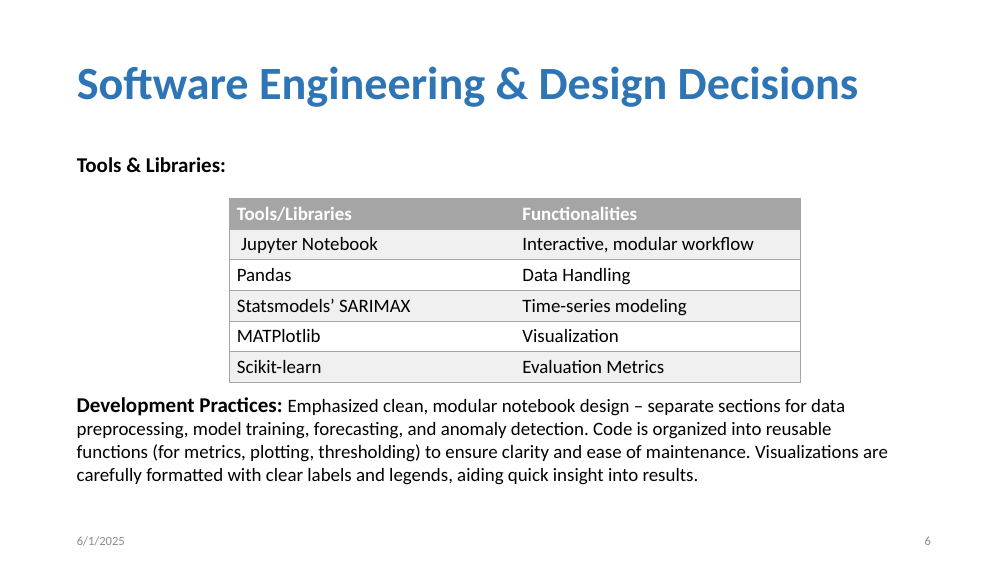
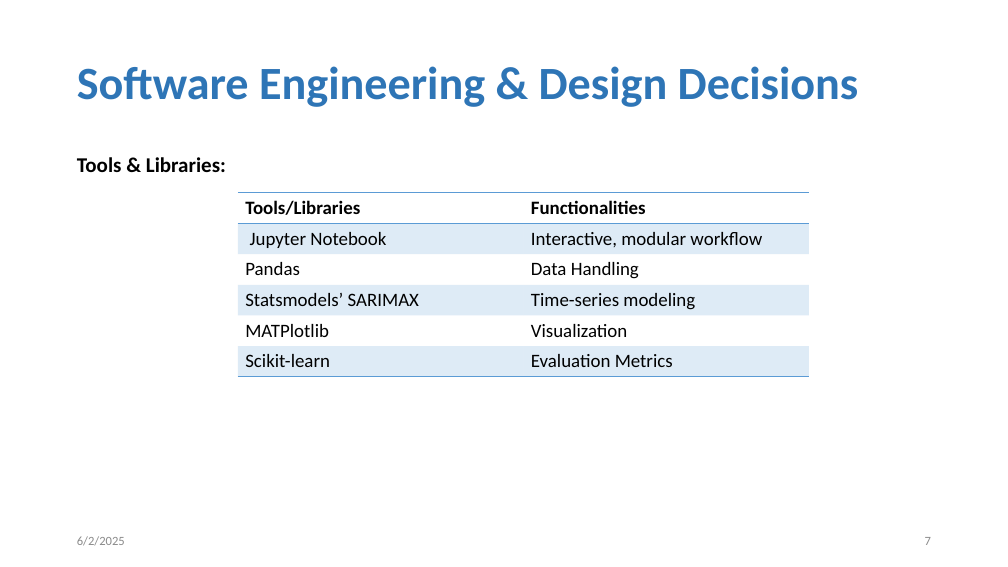
Before and after one commit to tanjilaahmed2/cesnet-anomaly-detection, a slide deck: slide 7 of LBNL Panel Interview_Tanjila.pptm (slide 6 before the commit). Drawn at 1008x567 pixels with LibreOffice and Linux fonts; fonts in the diff are those of the drawing. Boxes give left, top, right and bottom in pixels: in the first picture for what was removed or moved away, otherwise in the second. Text is boxed around its words. In the diff, an @@ line names an element or a change of style, - is before the commit and + after.

```diff
--- a/LBNL Panel Interview_Tanjila.pptm
+++ b/LBNL Panel Interview_Tanjila.pptm
@@ table at bbox=[238, 193, 810, 374] @@
@@ fill #A5A5A5 to none in row 1 @@
@@ fill #F0F0F0 to #5B9BD5 at 20% opacity in 6 cells @@
@@ fill #FFFFFF to none in 4 cells @@
@@ text colour #FFFFFF to #000000 in "Tools/Libraries", "Functionalities" @@
@@ borders changed @@
@@ table: place and size @@
-table at bbox=[229, 199, 801, 380]
+table at bbox=[238, 193, 810, 374]
@@ text removed at bbox=[77, 397, 888, 485] @@
-Development Practices: Emphasized clean, modular notebook design – separate sections for data preprocessing, model training, forecasting, and anomaly detection. Code is organized into reusable functions (for metrics, plotting, thresholding) to ensure clarity and ease of maintenance. Visualizations are carefully formatted with clear labels and legends, aiding quick insight into results.
@@ page number at bbox=[925, 537, 931, 545]: text changed @@
-6
+7
```
Also in this commit, not shown: 25 other slides changed, 4 slides added.
